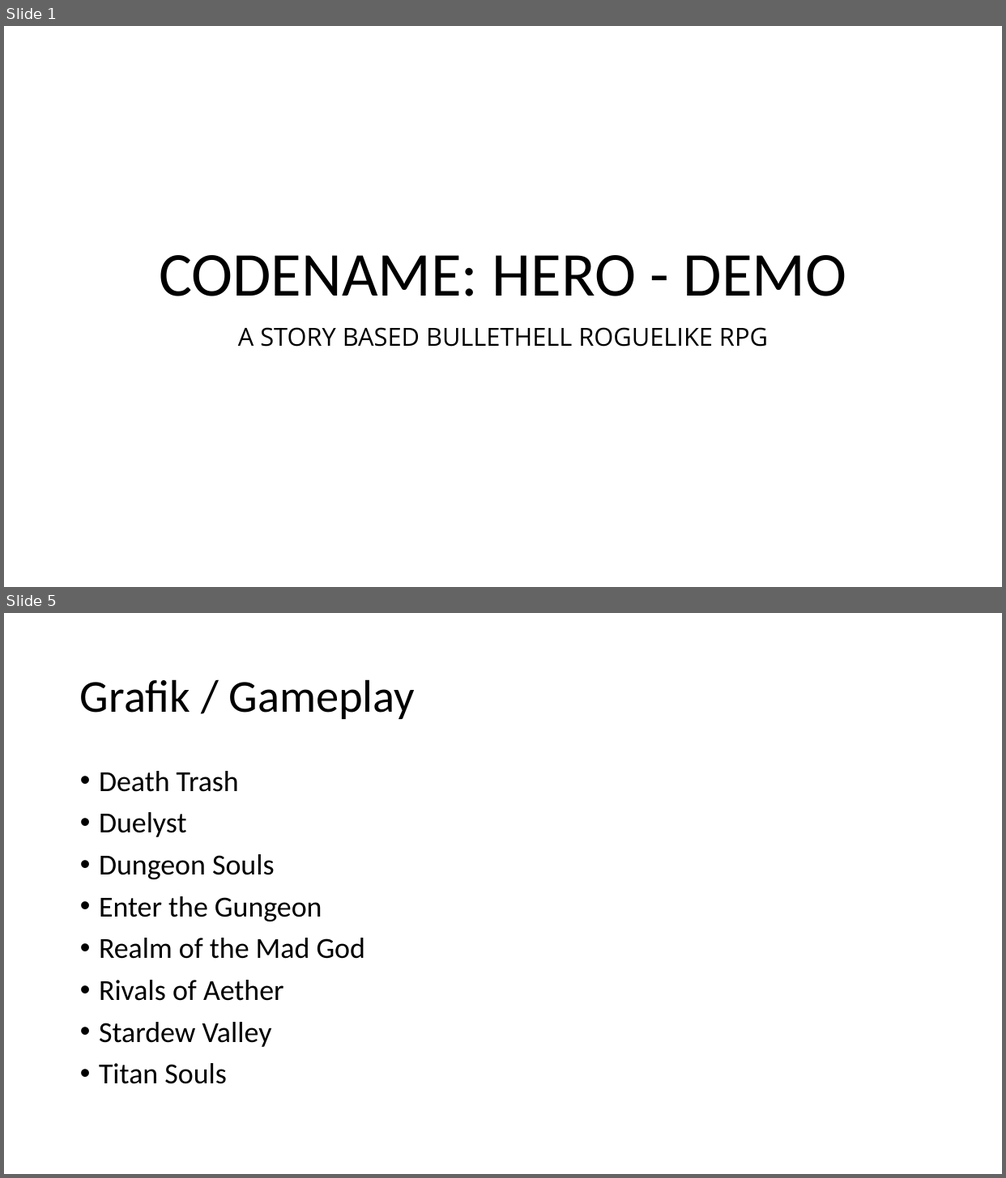
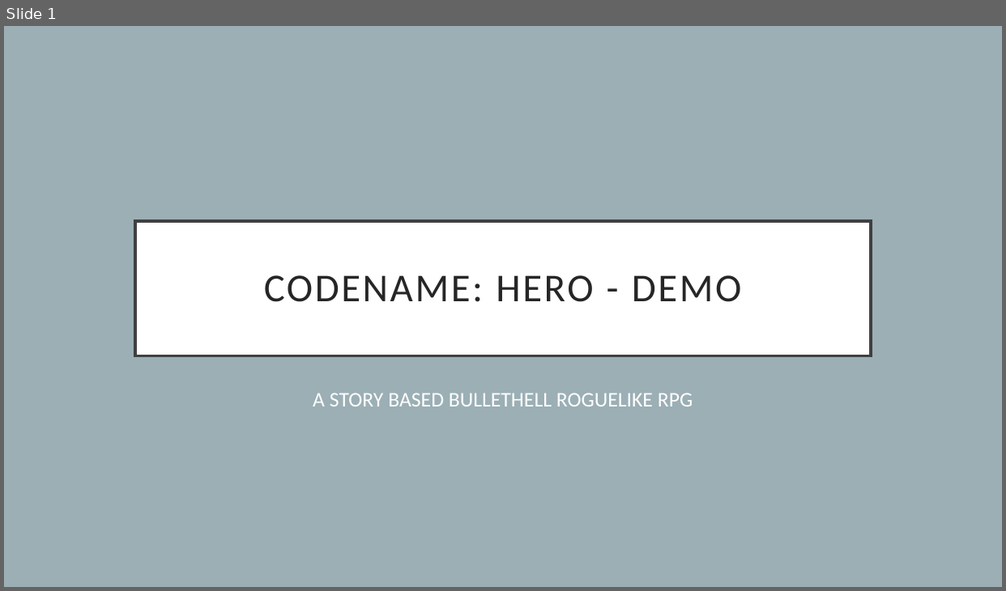
Before and after one commit to mreichl-tgm/hero, a slide deck: docs/project-presentation.pptx. Shown one above the other, each under a label of ours: slides 1 and 5 before the commit, slide 1 after it; the slides between them are not shown. The pictures are 1006x1178 and 1006x591 pixels, drawn with LibreOffice and Linux fonts; fonts in the diff are those of the drawing. Boxes give left, top, right and bottom in pixels: in the first picture for what was removed or moved away, otherwise in the second. Text is boxed around its words. In the diff, an @@ line names an element or a change of style, - is before the commit and + after.

```diff
--- a/docs/project-presentation.pptx
+++ b/docs/project-presentation.pptx
@@ slide 5 removed at (4,613,1002,1174), background #FFFFFF @@
@@ title removed at (80,679,415,719) @@
-Grafik / Gameplay
@@ text removed at (99,771,365,1084) @@
-• Death Trash
-• Duelyst
-• Dungeon Souls
-• Enter the Gungeon
-• Realm of the Mad God
-• Rivals of Aether
-• Stardew Valley
-• Titan Souls
@@ slide 1 changed as well @@
@@ background #FFFFFF to #9BAFB5 @@
@@ title "CODENAME: HERO - DEMO": place and size @@
-title "CODENAME: HERO - DEMO" at (159,255,847,297)
+title "CODENAME: HERO - DEMO" at (135,221,871,356)
@@ title "CODENAME: HERO - DEMO" at (135,221,871,356): size 60 to 38 pt, text colour #000000 to #262626, letter spacing 0 to 2 pt; vertical alignment bottom to middle; fill none to #FFFFFF; outline none to #404040 3 pt @@
@@ subtitle "A STORY BASED BULLETHELL ROGUELIKE ...": place and size @@
-subtitle "A STORY BASED BULLETHELL ROGUELIKE ..." at (238,327,768,347)
+subtitle "A STORY BASED BULLETHELL ROGUELIKE ..." at (313,393,692,407)
@@ subtitle "A STORY BASED BULLETHELL ROGUELIKE ..." at (313,393,692,407): size 24 to 20 pt, font Open Sans to Calibri, text colour #000000 to #FFFFFF; line spacing 0.9 to 1 @@
```
Also in this commit, not shown: 6 other slides changed, 2 slides added.
